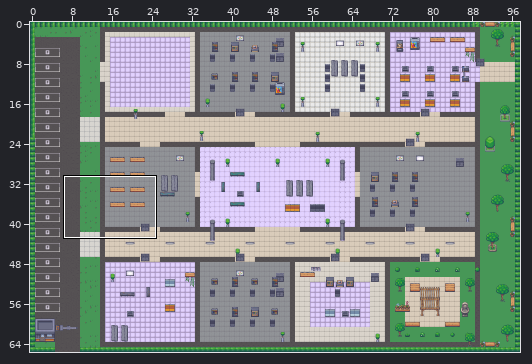
Tiled map (JSON) -- content/maps/vorkium-hq.tmj. Above: a wide view before the commit, with the close-up outlined.
Close-up. Before the commit:
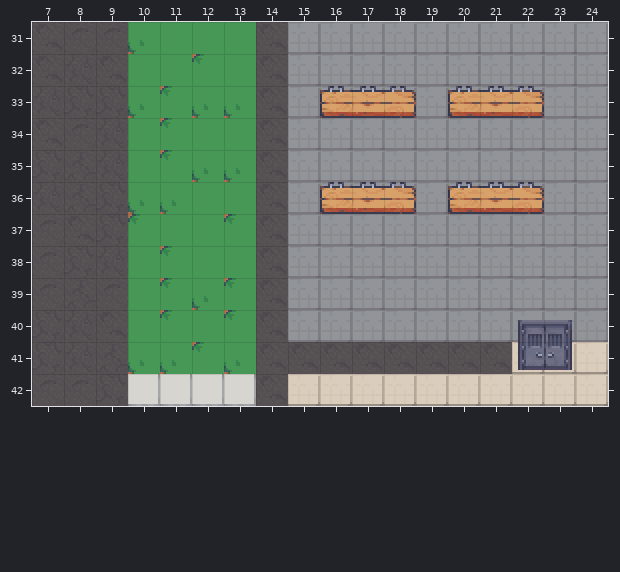
Cells are 16x16 px. Shown: x 7..24, y 31..42. The commit also changed other parts of the map, which this record leaves out.
Now the later version:
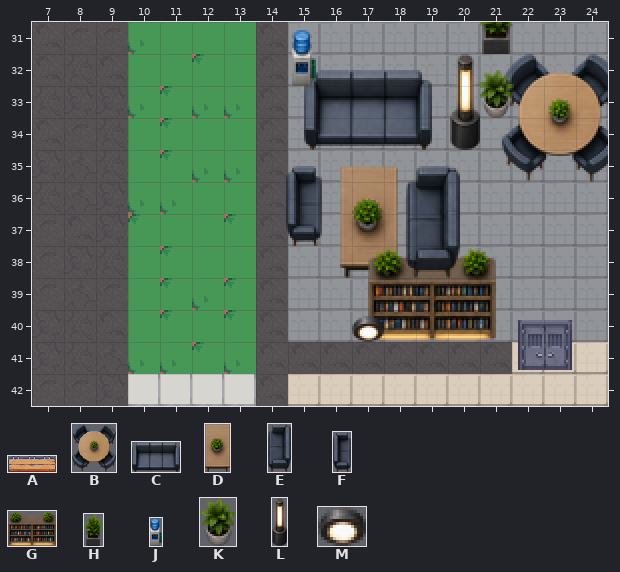
Key: from "limezu-garden": A 10 "limezu-garden-big_shelf"; from "office-props": B 142 "library-round-meeting-ta", C 144 "library-sofa", D 145 "library-reading-table-na", E 146 "library-sofa-vertical", F 147 "library-loveseat-vertica", G 150 "library-bookshelf-medium", H 151 "library-potted-plant-lar", J 157 "library-water-cooler", K 158 "library-potted-plant-sma", L 162 "library-floor-lamp", M 164 "library-floor-light".
Objects are placed by their top-left corner, in cells (3,4 is the top-left corner of cell 3,4); size is 1x1 cell unless given.
Changes in this commit:
Layer "Furniture":
added: C "Library sofa" at 15.5,32.5 size 4x2.5
added: D "Library reading table narrow" at 16.6,35.5 size 1.8x3.5
added: B "Library round meeting table" at 21.7,32 size 3.6x4
added: G "Library bookshelf medium" at 17.5,38.1 size 4x2.9
removed: A "Bookshelf" at 16,33 size 3x1
removed: A "Bookshelf" at 20,33 size 3x1
removed: A "Bookshelf" at 16,36 size 3x1
removed: A "Bookshelf" at 20,36 size 3x1
Layer "Decorations":
added: H "Library potted plant large" at 20.9,30 size 1.2x2
added: J "Library water cooler" at 15.1,31.2 size 0.8x1.8
added: K "Library potted plant small" at 20.9,32.5 size 1.1x1.5
added: L "Library floor lamp" at 20.1,32 size 0.9x3
added: F "Library loveseat vertical" at 14.9,35.5 size 1.1x2.5
added: E "Library sofa vertical" at 18.7,35.5 size 1.7x3.5
added: M "Library floor light" at 17,40.2 size 1x0.8
Layer "Furniture #2" (removed):
removed: A "Bookshelf" at 16,33 size 3x1
removed: A "Bookshelf" at 20,33 size 3x1
removed: A "Bookshelf" at 16,36 size 3x1
removed: A "Bookshelf" at 20,36 size 3x1
Changed places in both close-ups, as pixel boxes (x1, y1, x2, y2):
changed: (286, 22, 608, 342)
